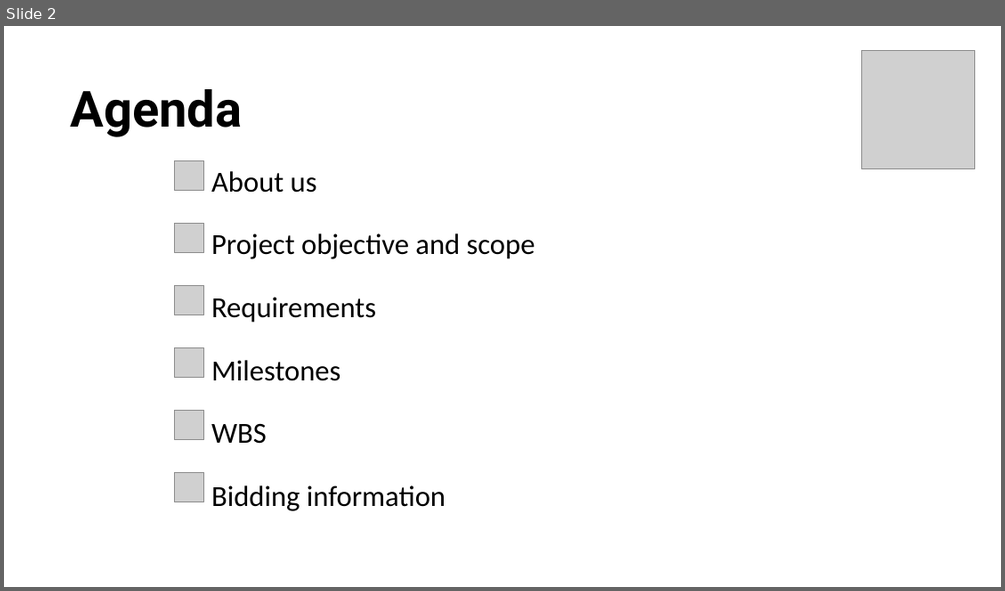
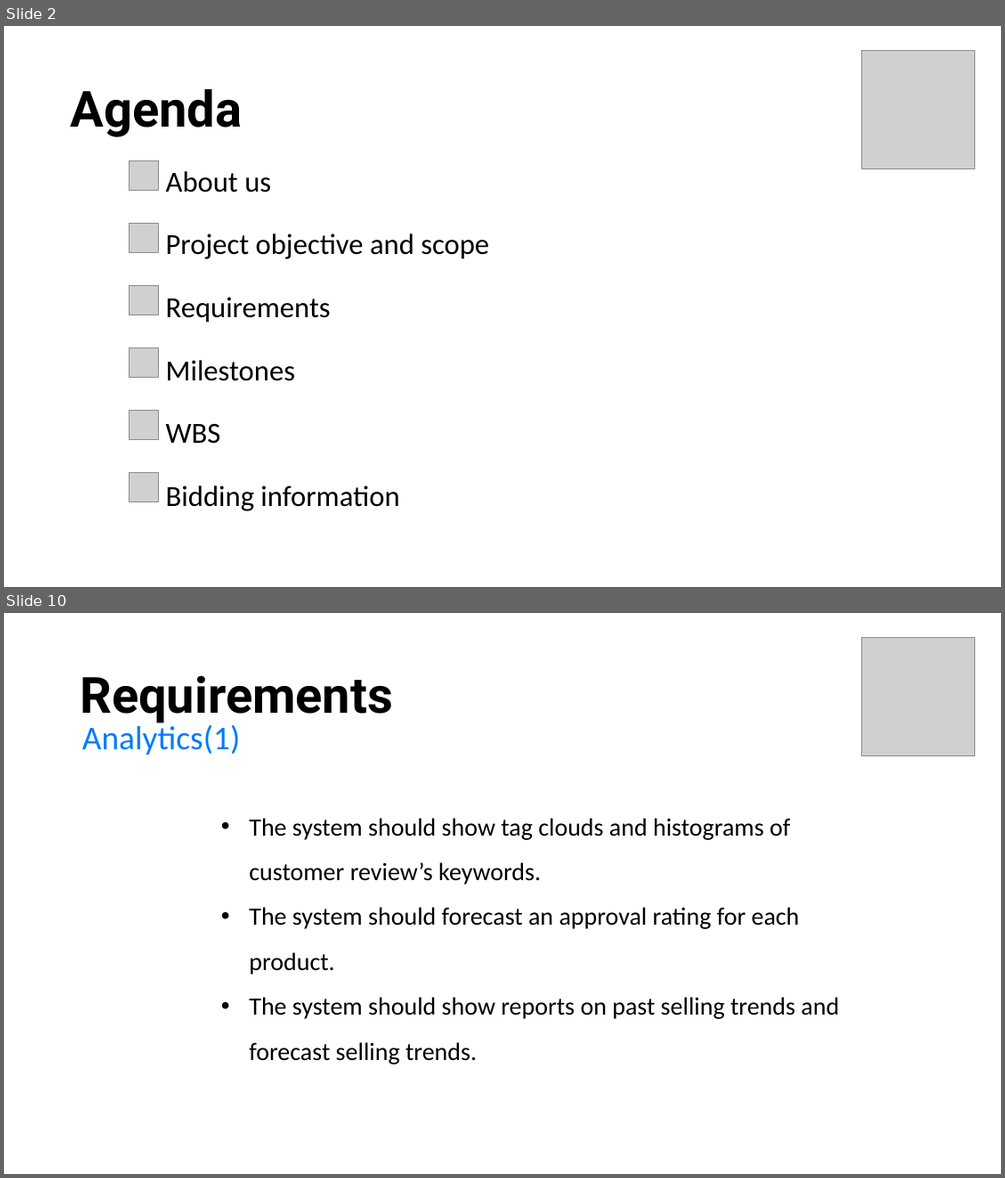
Before and after one commit to seraogianluca/IR2, a slide deck: PM/RFP Presentation.pptx. Shown one above the other, each under a label of ours: slide 2 before the commit, slides 2 and 10 after it; the slides between them are not shown. The pictures are 1005x591 and 1005x1178 pixels, drawn with LibreOffice and Linux fonts; fonts in the diff are those of the drawing; grey boxes stand for pictures. Boxes give left, top, right and bottom in pixels: in the first picture for what was removed or moved away, otherwise in the second. Text is boxed around its words. In the diff, an @@ line names an element or a change of style, - is before the commit and + after.

```diff
--- a/PM/RFP Presentation.pptx
+++ b/PM/RFP Presentation.pptx
@@ slide 10 added at (4,613,1001,1174), background #FFFFFF @@
@@ picture added at (862,637,975,755) @@
@@ title added at (80,675,393,723), 48 pt, text #000000, bold @@
+Requirements
@@ text added at (82,722,240,755), 32 pt, text #007BFF @@
+Analytics(1)
@@ text added at (249,818,839,1064), 24 pt, text #000000 @@
+    • The system should show tag clouds and histograms of customer review’s keywords.
+    • The system should forecast an approval rating for each product.
+    • The system should show reports on past selling trends and forecast selling trends.
@@ slide 2 changed as well @@
@@ 6 pictures, 1 subtitle: place and size @@
-6 pictures, 1 subtitle at (175,160,535,511)
+6 pictures, 1 subtitle at (129,160,489,511)
```
Also in this commit, not shown: 2 other slides changed, 14 other slides added, 6 other files.
